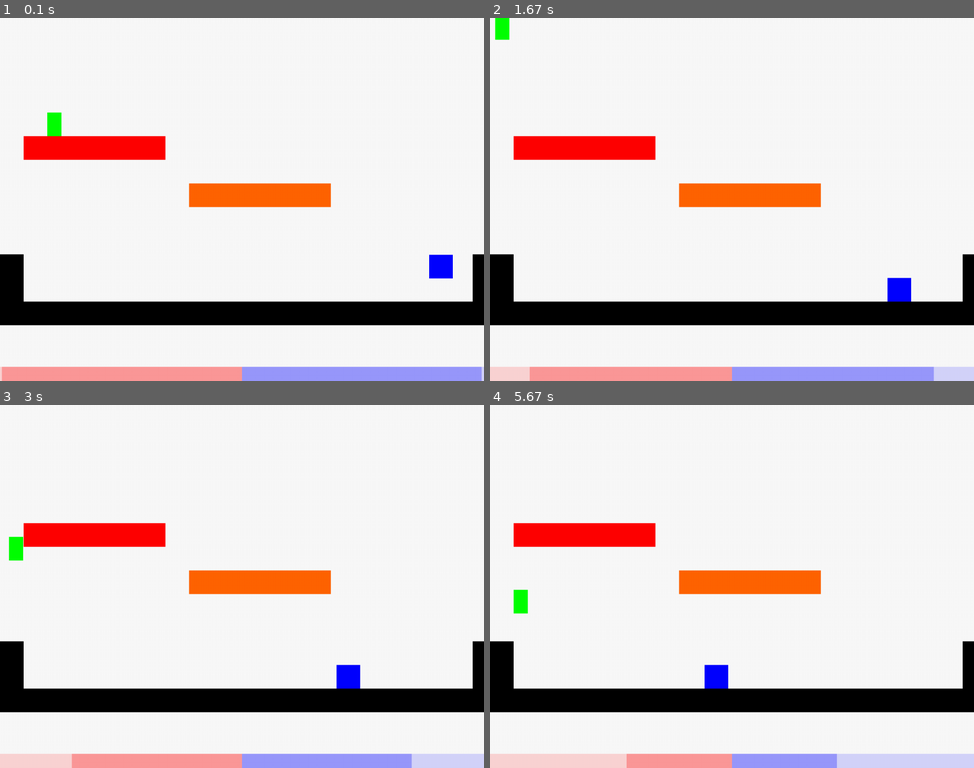
Above: before the commit, frames 1-4 (two rows, left to right).
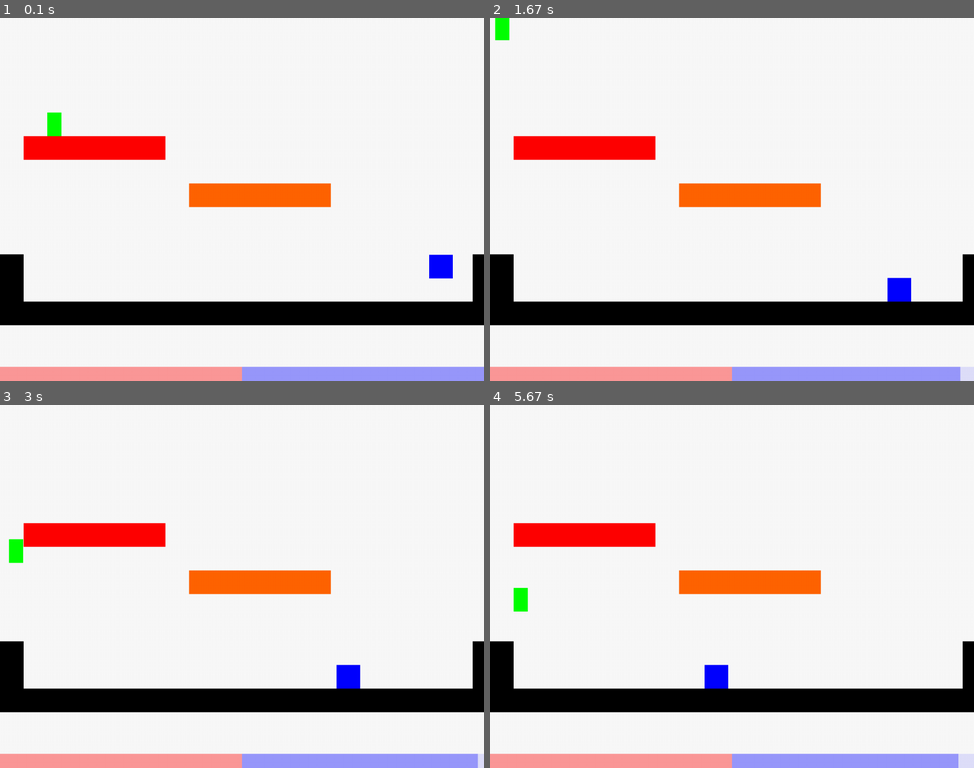
Above: after the commit, the same moments.

Repository: icanwalkonwater/sb-gamejam-pygame
Game: pygame game, started from src/main.py
The game is run twice, just before and just after one commit, with the same random seed, the same clock (stepped at 60 frames per second) and the same inputs.
Inputs:
- Up to frame 1 (0.1 s): no input
- Up to frame 2 (1.67 s): tap & at 0.33 s; tap Space at 0.67 s; tap D at 1 s
- Up to frame 3 (3 s): tap D at 2.33, 2.73 s
- Up to frame 4 (5.67 s): tap D at 3.03, 3.23, 3.53, 3.8, 4.13, 4.43, 4.57 s; tap Space at 3.32, 4.65, 4.97, 5.27 s; tap & at 5.05 s

The runs differ from the first frame. In frame 1, less than 0.1% of the frame differs, in the area x 0-100%, y 96-100%; in frame 2, 0.5%; in frame 3, 1.1%; in frame 4, 2.1%, in the area x 0-97%, y 50-100%.

Commit message:
Created player bar, some refacto

Diff:
--- a/src/ability.py
+++ b/src/abilities.py
@@ -9,6 +9,7 @@
     PLAYER_ABILITY_TORNADO_JUMP_STRENGTH, PLAYER_ABILITY_SLAM_BASE_AREA, PLAYER_ABILITY_SLAM_HEIGHT, \
     PLAYER_ABILITY_TORNADO_JUMP_BASE_MANA_COST, PLAYER_ABILITY_GUST_BASE_MANA_COST, PLAYER_ABILITY_SLAM_BASE_MANA_COST
 from game_object import GameObject
+from physics import RigidPhysicsAwareGameObject
 from projectile import GustProjectile, SlamProjectile
 from scene import Scene
 from scene_management import SceneManagement
@@ -19,7 +20,7 @@
     def __init__(self, level: int = PLAYER_ABILITY_BASE_LEVEL, cooldown: float = PLAYER_ABILITY_BASE_COOLDOWN):
         self.level: int = level
         self.cooldown: float = cooldown
-        self._next_usage: float = time.time()
+        self._next_usage: float = 0
 
 
 class TornadoJumpAbility(Ability):
@@ -28,9 +29,9 @@
         Ability.__init__(self, level, PLAYER_ABILITY_TORNADO_JUMP_COOLDOWN)
         self.mana_cost = mana_cost
 
-    def use(self, player: GameObject):
-        if self._next_usage <= time.time() and player._mana_level > self.mana_cost:
-            player._mana_level -= self.mana_cost
+    def use(self, player: RigidPhysicsAwareGameObject):
+        if self._next_usage <= time.time() and player.mana > self.mana_cost:
+            player.mana -= self.mana_cost
             player.apply_force(Vector2(0, PLAYER_ABILITY_TORNADO_JUMP_STRENGTH))
             self._next_usage = time.time() + self.cooldown
 
@@ -48,9 +49,9 @@
     def _gust_backward_strength_calc(self) -> Vector2:
         return Vector2(PLAYER_ABILITY_GUST_BASE_KNOCKBACK_STRENGTH / self.level, 0)
 
-    def use(self, player: GameObject):
-        if self._next_usage <= time.time() and player._mana_level > self.mana_cost:
-            player._mana_level -= self.mana_cost
+    def use(self, player: RigidPhysicsAwareGameObject):
+        if self._next_usage <= time.time() and player.mana > self.mana_cost:
+            player.mana -= self.mana_cost
             scene: Scene = SceneManagement.active_scene
 
             gust_projectile: GustProjectile = GustProjectile()
@@ -81,9 +82,9 @@
         return Vector2(player.transform.x - (PLAYER_ABILITY_SLAM_BASE_AREA / 2 - player.width),
                        player.transform.y + player.height - PLAYER_ABILITY_SLAM_HEIGHT)
 
-    def use(self, player: GameObject):
-        if self._next_usage <= time.time() and player._mana_level > self.mana_cost:
-            player._mana_level -= self.mana_cost
+    def use(self, player: RigidPhysicsAwareGameObject):
+        if self._next_usage <= time.time() and player.mana > self.mana_cost:
+            player.mana -= self.mana_cost
             scene: Scene = SceneManagement.active_scene
             projectile_slam: SlamProjectile = SlamProjectile(self._slam_strength_calc())
 
--- a/src/constants.py
+++ b/src/constants.py
@@ -56,6 +56,7 @@
 
 PLAYER_MANA_MAX = 900
 PLAYER_MANA_WALK_REGENERATION_FACTOR = .00001
+PLAYER_HEALTH_MAX = 100
 
 PLAYER_ABILITY_BASE_LEVEL = 1
 PLAYER_ABILITY_BASE_COOLDOWN = .2
--- a/src/main.py
+++ b/src/main.py
@@ -2,8 +2,6 @@
 
 import pygame
 from pygame import Surface, Vector2
-from pygame.color import Color
-from pygame.rect import Rect
 
 from constants import RESOLUTION
 from game_object import GameObject
@@ -12,22 +10,16 @@
 from player import Player
 from scene import Scene
 from scene_management import SceneManagement
-from ui.progress_bar import UIProgressBar
+from ui.player_bar import UIHealthBar, UIManaBar
 
 FPS_LIMIT = 60
 
 frames = 0
 
 
-def get_ui() -> [GameObject]:
-    top = RESOLUTION[1] - 30
-    mid_screen = int(RESOLUTION[0] / 2)
-
-    health_bar = UIProgressBar(Rect((0, top), (mid_screen, 30)), Color(255, 0, 0),
-                               background_color=Color(255, 0, 0, 100),
-                               value=1, reverse=True)
-    mana_bar = UIProgressBar(Rect((mid_screen, top), (mid_screen, 30)), Color(0, 0, 255),
-                             background_color=Color(0, 0, 255, 100), value=1)
+def get_ui(player: Player) -> [GameObject]:
+    health_bar = UIHealthBar(player)
+    mana_bar = UIManaBar(player)
 
     return [health_bar, mana_bar]
 
@@ -72,7 +64,7 @@
     enemy = HthEnemy(player)
     enemy.move(Vector2(900, 500))
 
-    ui_comps = get_ui()
+    ui_comps = get_ui(player)
 
     scene: Scene = Scene(background, [red_box, orange_box, floor, wall_left, wall_right], [player, enemy, *ui_comps])
 
--- a/src/player.py
+++ b/src/player.py
@@ -1,7 +1,8 @@
 from pygame import Vector2, Surface
 
-from ability import TornadoJumpAbility, GustAbility, SlamAbility
-from constants import ImpactSide, PLAYER_DAMAGE_REPULSION_FACTOR, PLAYER_MANA_MAX, PLAYER_MANA_WALK_REGENERATION_FACTOR
+from abilities import TornadoJumpAbility, GustAbility, SlamAbility
+from constants import ImpactSide, PLAYER_DAMAGE_REPULSION_FACTOR, PLAYER_MANA_MAX, PLAYER_MANA_WALK_REGENERATION_FACTOR, \
+    PLAYER_HEALTH_MAX
 from game_object import GameObject
 from hostiles.enemy import Enemy
 from keyboard_input import InputController
@@ -15,14 +16,24 @@
         self._ability_tornado_jump = TornadoJumpAbility(1)
         self._ability_gust = GustAbility()
         self._ability_slam = SlamAbility(1, 1)
-        self._mana_level: float = PLAYER_MANA_MAX
+        self.mana: float = PLAYER_MANA_MAX
+        self.health: float = PLAYER_HEALTH_MAX
 
     def update(self, delta_time: float):
+        # Update controls
+        self.__update_controls(delta_time)
+
+        # Passive mana regeneration
+        self.__update_mana_regeneration(delta_time)
+
+        # Finally, apply physics
         RigidPhysicsAwareGameObject.update(self, delta_time)
 
+    def __update_controls(self, delta_time: float):
         motion = InputController.get_motion() * delta_time
-        powers = InputController.get_powers()
+        powers = InputController.get_powers()  # One shot controls, no need to use delta time
 
+        # Use abilities
         if powers[0]:
             self._ability_gust.use(self)
         if powers[1]:
@@ -32,13 +43,15 @@
         if motion.x != 0:
             self.apply_force(Vector2(motion.x, 0))
 
+        # Jump
         if motion.y < 0 and self.is_on_ground:
             self.is_on_ground = False
             self._ability_tornado_jump.use(self)
 
-        if self._mana_level < PLAYER_MANA_MAX:
-            self._mana_level += self.velocity.magnitude() * PLAYER_MANA_WALK_REGENERATION_FACTOR * delta_time
-            self._mana_level = min(self._mana_level, PLAYER_MANA_MAX)
+    def __update_mana_regeneration(self, delta_time: float):
+        if self.mana < PLAYER_MANA_MAX:
+            self.mana += self.velocity.magnitude() * PLAYER_MANA_WALK_REGENERATION_FACTOR * delta_time
+            self.mana = min(self.mana, PLAYER_MANA_MAX)
 
     def _on_collide(self, other: GameObject, direction_of_impact: Vector2, impact_side: ImpactSide):
         # Common collision with something normal
--- /dev/null
+++ b/src/ui/player_bar.py
@@ -0,0 +1,42 @@
+import math
+
+from pygame.color import Color
+from pygame.rect import Rect
+
+from constants import RESOLUTION, PLAYER_HEALTH_MAX, PLAYER_MANA_MAX
+from player import Player
+from ui.progress_bar import UIProgressBar
+
+
+class UIHealthBar(UIProgressBar):
+
+    def __init__(self, player: Player):
+        top = RESOLUTION[1] - 30
+        mid_screen = math.ceil(RESOLUTION[0] / 2)
+        UIProgressBar.__init__(
+            self, Rect((0, top), (mid_screen, 30)),
+            color=Color(255, 0, 0), background_color=Color(255, 0, 0, 70),
+            maximum=PLAYER_HEALTH_MAX, reverse=True
+        )
+        self.__player = player
+
+    def update(self, delta_time: float):
+        self.value = self.__player.health
+        UIProgressBar.update(self, delta_time)
+
+
+class UIManaBar(UIProgressBar):
+
+    def __init__(self, player: Player):
+        top = RESOLUTION[1] - 30
+        mid_screen = math.floor(RESOLUTION[0] / 2)
+        UIProgressBar.__init__(
+            self, Rect((mid_screen, top), (mid_screen + 1, 30)),
+            color=Color(0, 0, 255), background_color=Color(0, 0, 255, 70),
+            maximum=PLAYER_MANA_MAX, value=PLAYER_MANA_MAX
+        )
+        self.__player = player
+
+    def update(self, delta_time: float):
+        self.value = self.__player.mana
+        UIProgressBar.update(self, delta_time)
